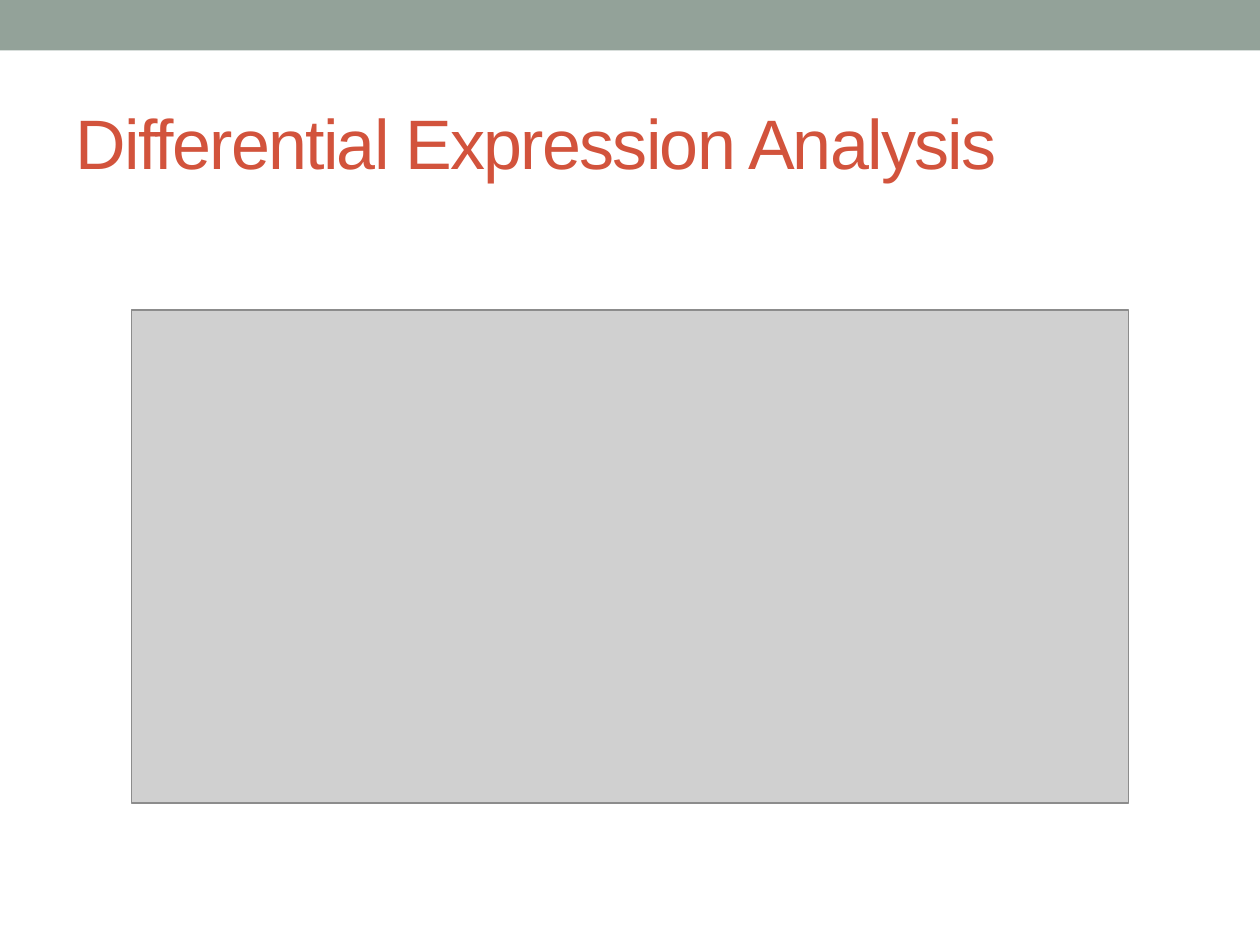
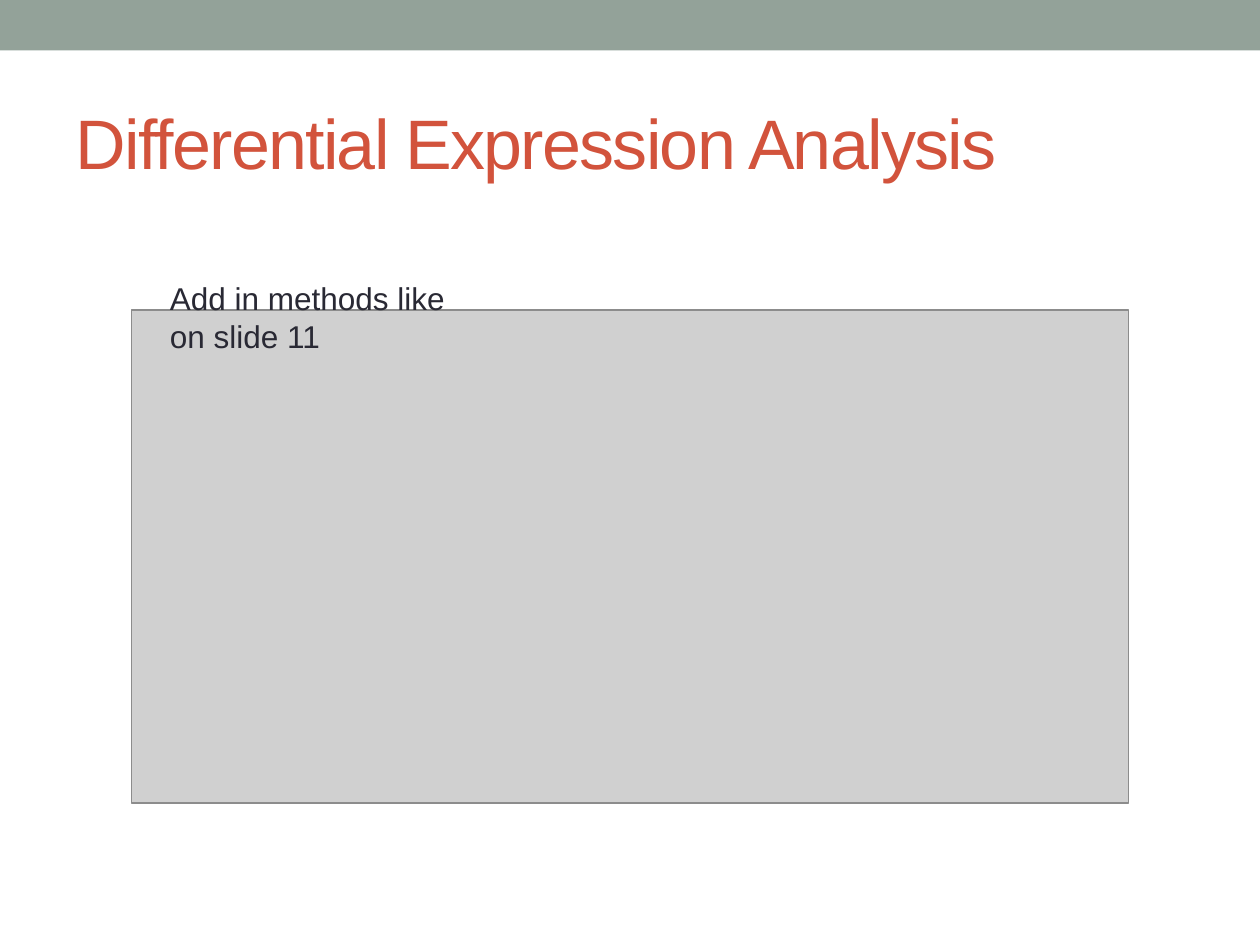
Before and after one commit to katholan/BCB546X-Spring2017_Valerin_final_project, a slide deck: slide 16 of asparagus.pptx. Drawn at 1260x945 pixels with LibreOffice and Linux fonts; fonts in the diff are those of the drawing; grey boxes stand for pictures. Boxes give left, top, right and bottom in pixels: in the first picture for what was removed or moved away, otherwise in the second. Text is boxed around its words. In the diff, an @@ line names an element or a change of style, - is before the commit and + after.

```diff
--- a/asparagus.pptx
+++ b/asparagus.pptx
@@ text added at <box>170,287,444,349</box>, 18 pt, text #292934 @@
+Add in methods like on slide 11
```
Also in this commit, not shown: 3 other slides changed.
